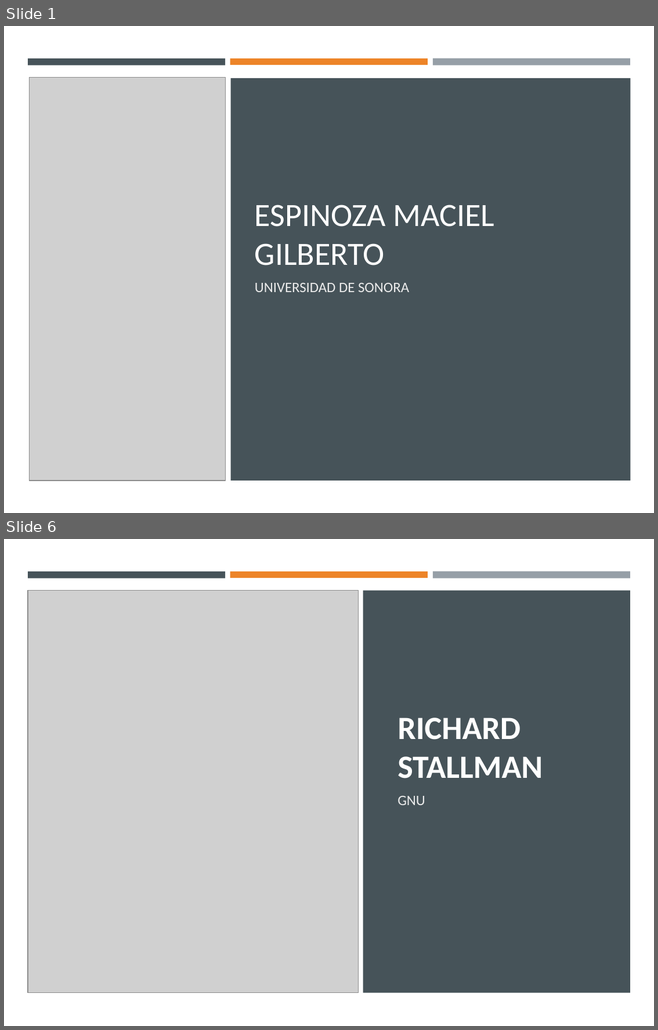
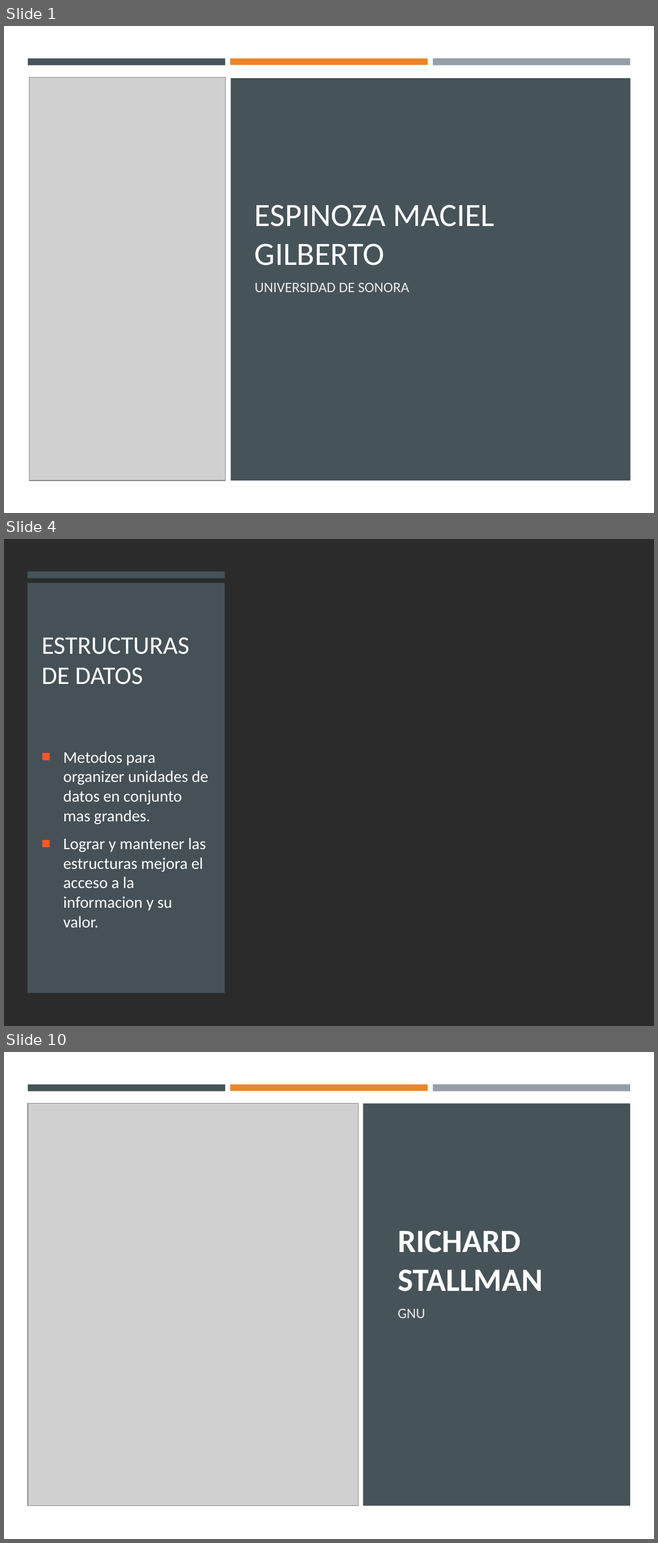
Before and after one commit to gilbertoesp/EstructurasDeDatos, a slide deck: Expos/Espinoza_PrimerExpo.pptx. Shown one above the other, each under a label of ours: slides 1 and 6 before the commit, slides 1, 4 and 10 after it; the slides between them are not shown. The pictures are 658x1030 and 658x1543 pixels, drawn with LibreOffice and Linux fonts; fonts in the diff are those of the drawing; grey boxes stand for pictures; background and template pictures are left out; a plain dark background stands for a picture behind light text. Boxes give left, top, right and bottom in pixels: in the first picture for what was removed or moved away, otherwise in the second. Text is boxed around its words. In the diff, an @@ line names an element or a change of style, - is before the commit and + after.

```diff
--- a/Expos/Espinoza_PrimerExpo.pptx
+++ b/Expos/Espinoza_PrimerExpo.pptx
@@ slide 4 added at bbox=[4, 539, 654, 1026], background picture (left out) @@
@@ rectangle added at bbox=[4, 539, 654, 1026], fill #FFFFFF @@
@@ rectangle added at bbox=[27, 571, 225, 578], fill #465359 @@
@@ rectangle added at bbox=[27, 583, 225, 993], fill #465359 at 97% opacity @@
@@ title added at bbox=[42, 637, 190, 685], 28 pt, text #FFFFFF @@
+ESTRUCTURAS DE DATOS
@@ text added at bbox=[63, 751, 209, 928], 18 pt, text #FFFFFF @@
+■ Metodos para organizer unidades de datos en conjunto mas grandes.
+■ Lograr y mantener las estructuras mejora el acceso a la informacion y su valor.
@@ what was slide 6 is now slide 10 @@
```
Also in this commit, not shown: 5 slides changed, 6 other slides added, 1 slide removed, 8 other files.
